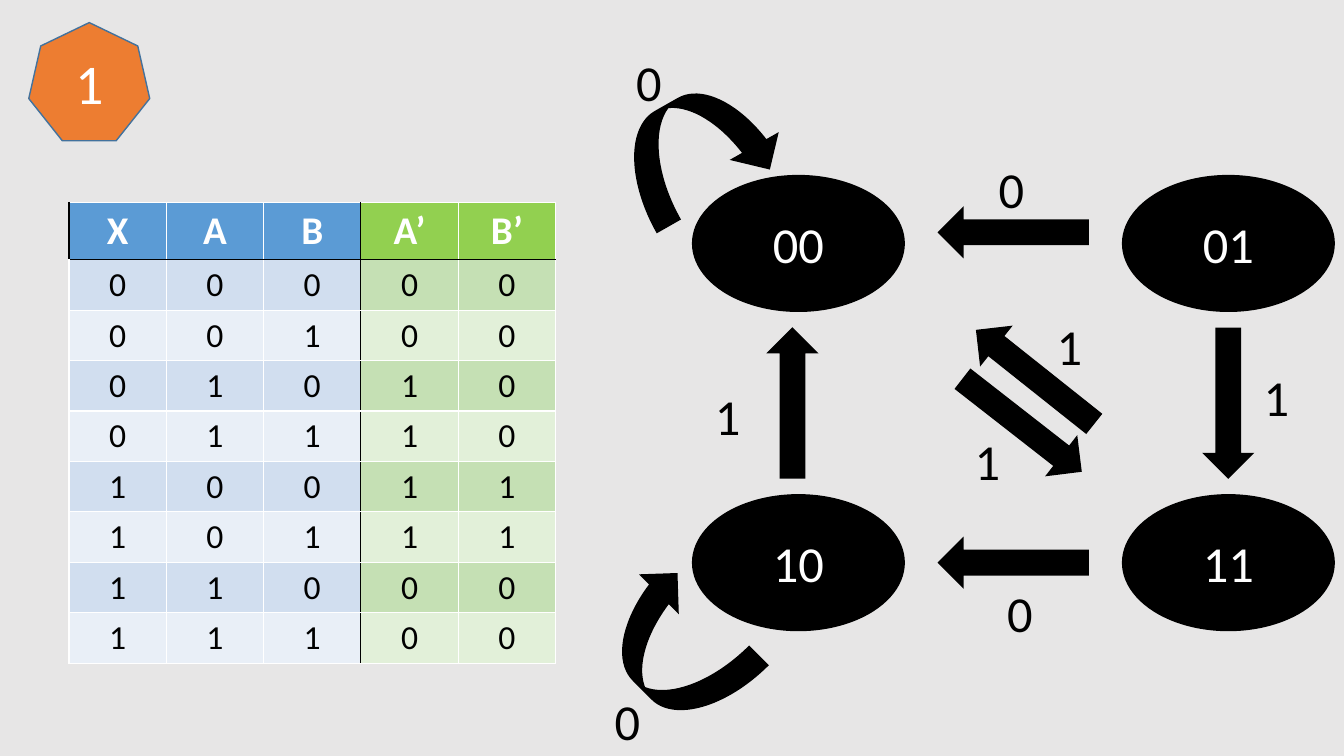
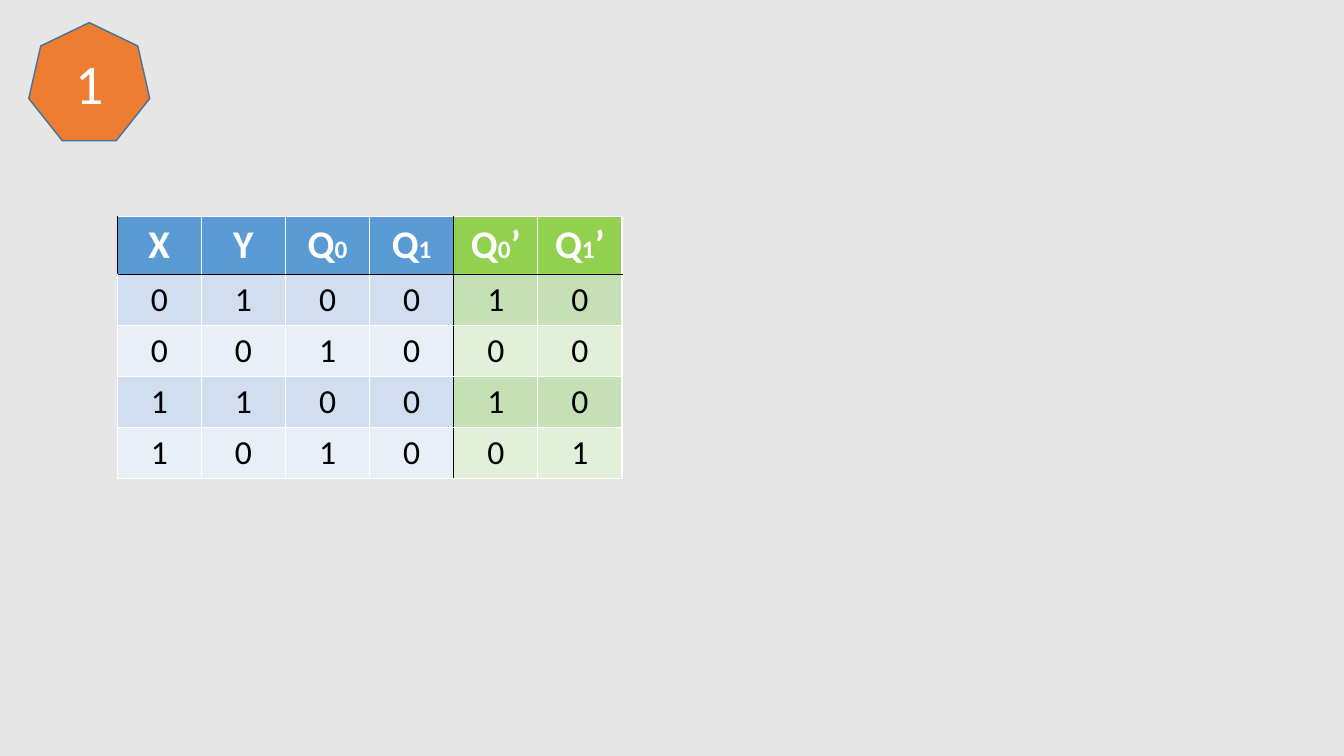
Before and after one commit to CGUSystemCourses/Comp_Org-2018, a slide deck: slide 2 of Lectures/midterm/midterm_solution.pptx. Drawn at 1344x756 pixels with LibreOffice and Linux fonts; fonts in the diff are those of the drawing. Boxes give left, top, right and bottom in pixels: in the first picture for what was removed or moved away, otherwise in the second. Text is boxed around its words. In the diff, an @@ line names an element or a change of style, - is before the commit and + after.

```diff
--- a/Lectures/midterm/midterm_solution.pptx
+++ b/Lectures/midterm/midterm_solution.pptx
@@ curved down arrow removed at (605,63,792,232) @@
@@ text removed at (636,68,662,112) @@
-0
@@ ellipse removed at (693,175,904,312) @@
-00
@@ text removed at (999,175,1025,209) @@
-0
@@ ellipse removed at (1123,175,1335,312) @@
-01
@@ left arrow removed at (939,208,1089,257) @@
@@ table at (117,216,619,475) @@
-X | A | B | A’ | B’
-0 | 0 | 0 | 0 | 0
-0 | 0 | 1 | 0 | 0
-0 | 1 | 0 | 1 | 0
-0 | 1 | 1 | 1 | 0
-1 | 0 | 0 | 1 | 1
-1 | 0 | 1 | 1 | 1
-1 | 1 | 0 | 0 | 0
-1 | 1 | 1 | 0 | 0
+X | Y | Q0 | Q1 | Q0’ | Q1’
+0 | 1 | 0 | 0 | 1 | 0
+0 | 0 | 1 | 0 | 0 | 0
+1 | 1 | 0 | 0 | 1 | 0
+1 | 0 | 1 | 0 | 0 | 1
@@ table: place and size @@
-table at (69,203,558,663)
+table at (117,216,619,475)
@@ left arrow removed at (768,329,818,479) @@
@@ left arrow removed at (962,312,1109,443) @@
@@ left arrow removed at (1204,329,1253,479) @@
@@ left arrow removed at (948,359,1097,491) @@
@@ text removed at (1057,332,1083,365) @@
-1
@@ text removed at (1264,383,1290,416) @@
-1
@@ text removed at (715,402,741,435) @@
-1
@@ text removed at (975,447,1001,480) @@
-1
@@ ellipse removed at (693,495,904,631) @@
-10
@@ ellipse removed at (1123,495,1335,631) @@
-11
@@ left arrow removed at (939,538,1089,588) @@
@@ curved down arrow removed at (583,555,768,740) @@
@@ text removed at (1007,599,1033,633) @@
-0
@@ text removed at (615,707,641,741) @@
-0
```
Also in this commit, not shown: 5 other slides changed, 2 slides added, 2 slides removed, 6 other files.
